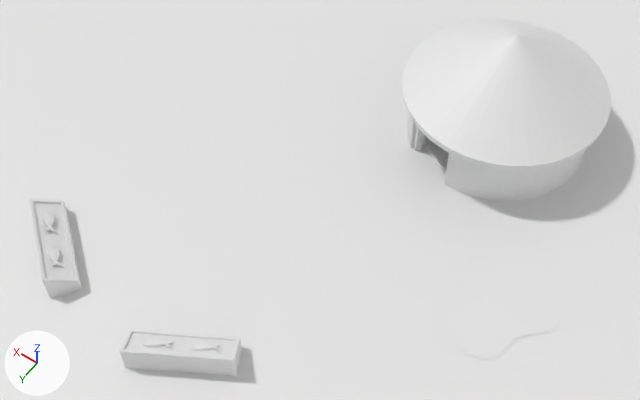
Renders of the Blender file src/bin/fish/main.blend from each side of a commit.
Both versions are drawn from a 50 mm camera at (-16.75, 15.69, 28.72) aimed at (-4.34, -1.69, 1.42). Lighting does not change. The marker at lower left points along +X, +Y and +Z.

Names of what the first picture shows: 'Ground', 'Pond', 'Roof', 'Stall', 'Stall.001', 'Walls'.
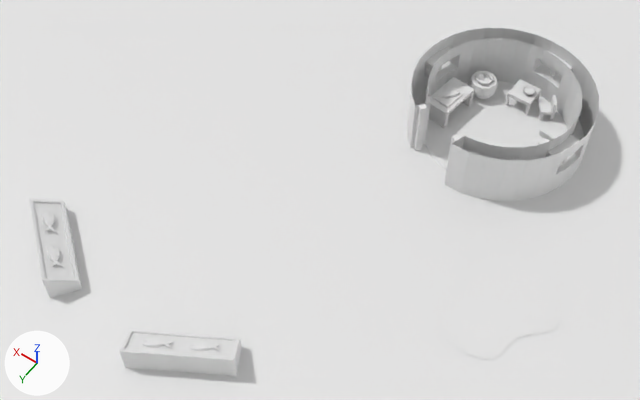
ob_windowhole is not drawn itself; it is used by a modifier of ob_walls.
ob_windowhole_001 is not drawn itself; it is used by a modifier of ob_walls.
ob_windowhole_002 is not drawn itself; it is used by a modifier of ob_walls.

Changed parts and their boxes (x1, y1, x2, y2) in the pictures (640 x 400 px):
'Roof', hidden
    before: (402, 19, 611, 170)
'Walls', modifiers changed, reshaped
    before: (407, 114, 585, 201)
    after: (407, 28, 599, 201)
'Chair', added
    after: (538, 95, 557, 120)
'Window.001', added
    after: (540, 60, 562, 77)
'Window', added
    after: (425, 54, 451, 74)
'Window.002', added
    after: (559, 146, 569, 164)
'Bench', unchanged, uncovered by the edit
    after: (425, 77, 475, 128)

Patch to the scene script:
```diff
--- a/src/bin/fish/main.blend.py
+++ b/src/bin/fish/main.blend.py
@@ me_cube_009 @@
+me_cube_009.from_pydata(...)  # a box spanning x -1.0..1.0, y -1.0..1.0, z -1.0..1.0
@@ me_cube_008 @@
+me_cube_008.from_pydata(...)  # 38 vertices, 25 faces, 2 loose edges; spans x -0.335..0.33, y -0.276..0.388, z 0.0..1.047
@@ me_cube_010 @@
+me_cube_010.from_pydata(...)  # 24 vertices, 22 faces; spans x -0.1..0.1, y -0.83..0.82, z -0.47..0.43
@@ ob_roof @@
 ob_roof.rotation_euler = (0.0, 0.0, -4.786)  # degrees (0, 0, -274)
+ob_roof.hide_set(True)
@@ ob_walls @@
 ob_walls.scale = (0.5, 0.5, 0.5)
+_m = ob_walls.modifiers.new('BTool_Cube', 'BOOLEAN')
+_m.object = ob_windowhole
+_m.solver = 'FLOAT'
+_m = ob_walls.modifiers.new('BTool_Cube.001', 'BOOLEAN')
+_m.object = ob_windowhole_001
+_m.solver = 'FLOAT'
+_m = ob_walls.modifiers.new('BTool_Cube.002', 'BOOLEAN')
+_m.object = ob_windowhole_002
+_m.solver = 'FLOAT'
@@ ob_windowhole @@
+ob_windowhole = bpy.data.objects.new('_WindowHole', me_cube_009)
+ob_windowhole.location = (-8.512, -13.67, 1.548)
+ob_windowhole.rotation_euler = (0.0, 0.0, -0.219)  # degrees (0, 0, -13)
+ob_windowhole.scale = (0.73, 1.0, 0.411)
+ob_windowhole.visible_camera = False
+ob_windowhole.visible_diffuse = False
+ob_windowhole.visible_glossy = False
+ob_windowhole.visible_transmission = False
+ob_windowhole.hide_render = True
@@ ob_windowhole_001 @@
+ob_windowhole_001 = bpy.data.objects.new('_WindowHole.001', me_cube_009)
+ob_windowhole_001.location = (-4.394, -10.87, 1.548)
+ob_windowhole_001.rotation_euler = (0.0, 0.0, 1.362)  # degrees (0, 0, 78)
+ob_windowhole_001.scale = (0.73, 1.0, 0.411)
+ob_windowhole_001.visible_camera = False
+ob_windowhole_001.visible_diffuse = False
+ob_windowhole_001.visible_glossy = False
+ob_windowhole_001.visible_transmission = False
+ob_windowhole_001.hide_render = True
@@ ob_windowhole_002 @@
+ob_windowhole_002 = bpy.data.objects.new('_WindowHole.002', me_cube_009)
+ob_windowhole_002.location = (-11.25, -9.17, 1.548)
+ob_windowhole_002.rotation_euler = (0.0, 0.0, 1.294)  # degrees (0, 0, 74)
+ob_windowhole_002.scale = (0.73, 1.0, 0.411)
+ob_windowhole_002.visible_camera = False
+ob_windowhole_002.visible_diffuse = False
+ob_windowhole_002.visible_glossy = False
+ob_windowhole_002.visible_transmission = False
+ob_windowhole_002.hide_render = True
@@ ob_chair @@
+ob_chair = bpy.data.objects.new('Chair', me_cube_008)
+ob_chair.location = (-9.02, -12.26, 0.05)
+ob_chair.rotation_euler = (0.0, 0.0, 0.569)  # degrees (0, 0, 33)
+ob_chair.scale = (0.914, 0.914, 0.914)
@@ ob_window_002 @@
+ob_window_002 = bpy.data.objects.new('Window.002', me_cube_010)
+ob_window_002.location = (-11.13, -9.21, 1.54)
+ob_window_002.rotation_euler = (0.0, 0.0, -3.388)  # degrees (0, 0, -194)
@@ ob_window_001 @@
+ob_window_001 = bpy.data.objects.new('Window.001', me_cube_010)
+ob_window_001.location = (-8.52, -13.57, 1.54)
+ob_window_001.rotation_euler = (0.0, 0.0, -1.811)  # degrees (0, 0, -104)
@@ ob_window @@
+ob_window = bpy.data.objects.new('Window', me_cube_010)
+ob_window.location = (-4.23, -10.9, 1.54)
+ob_window.rotation_euler = (0.0, 0.0, -0.234)  # degrees (0, 0, -13)
```
